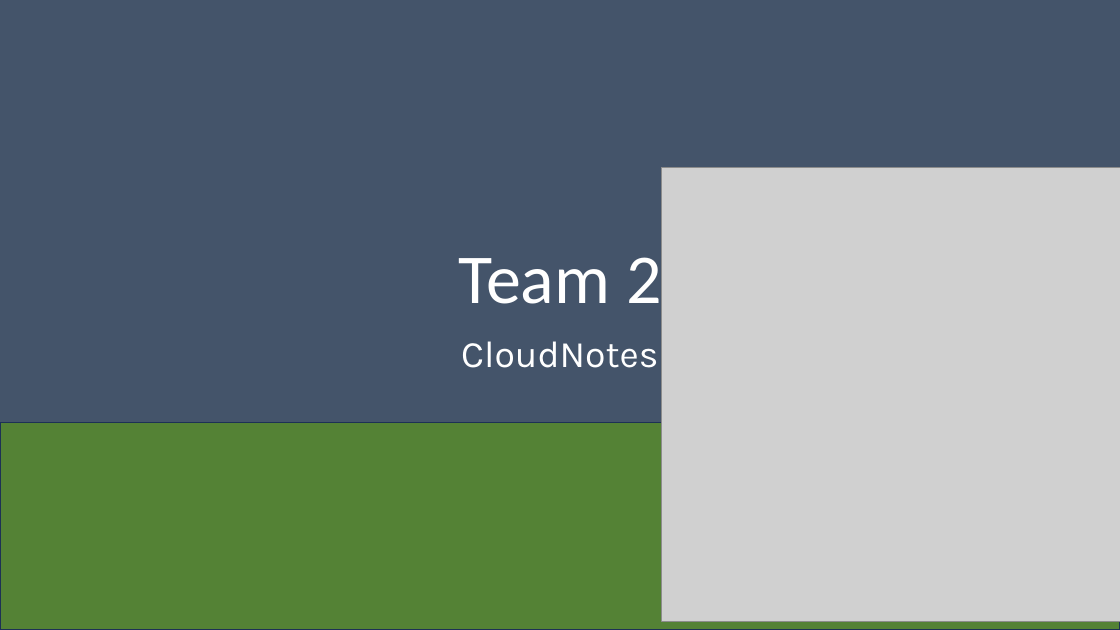
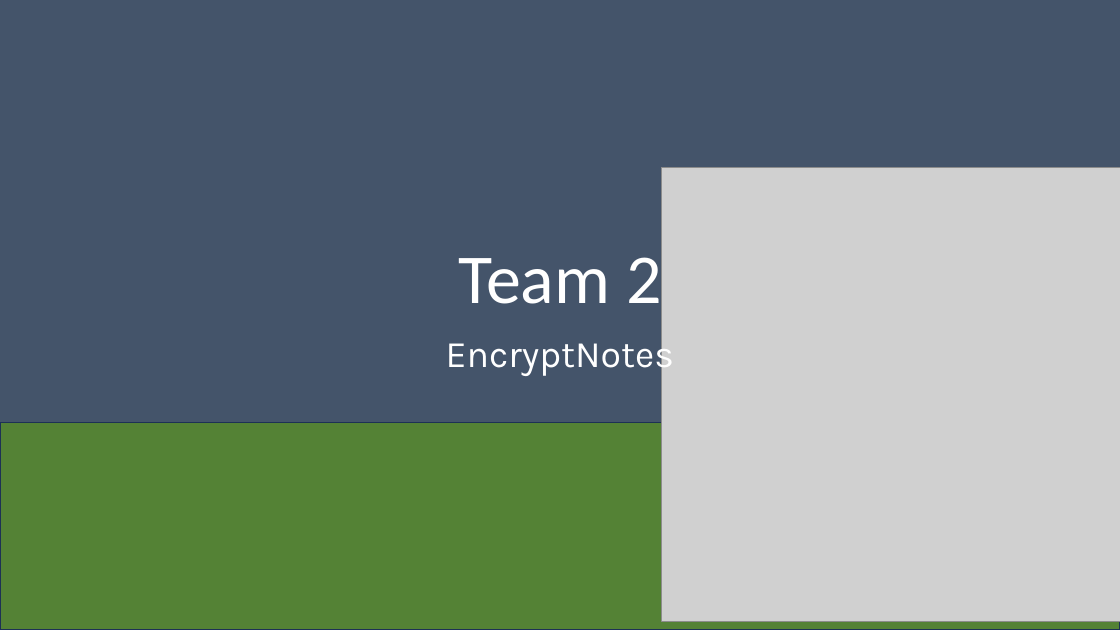
Before and after one commit to Dwaddle26/EncryptNotes, a slide deck: slide 1 of Team_2_Presentation_1.pptx. Drawn at 1120x630 pixels with LibreOffice and Linux fonts; fonts in the diff are those of the drawing; grey boxes stand for pictures. Boxes give left, top, right and bottom in pixels: in the first picture for what was removed or moved away, otherwise in the second. Text is boxed around its words. In the diff, an @@ line names an element or a change of style, - is before the commit and + after.

Commit message:
Update Team_2_Presentation_1.pptx
Fixed the name, and also added more to the "Why the name" part.

```diff
--- a/Team_2_Presentation_1.pptx
+++ b/Team_2_Presentation_1.pptx
@@ subtitle at (446, 333, 674, 377): text changed @@
-CloudNotes
+EncryptNotes
```
Also in this commit, not shown: 1 other slide changed.
